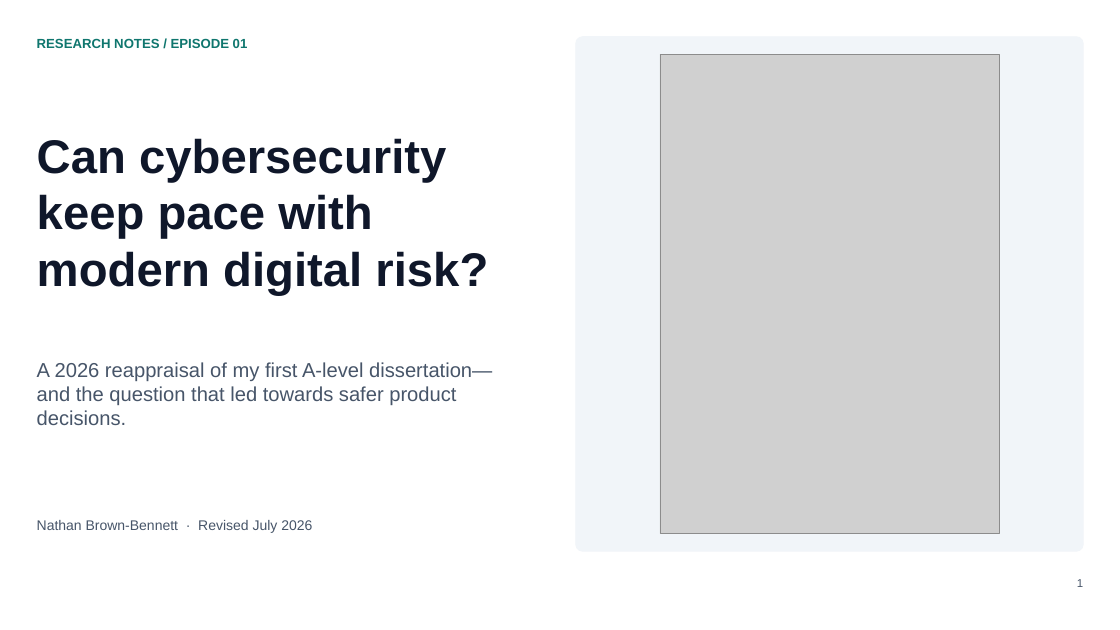
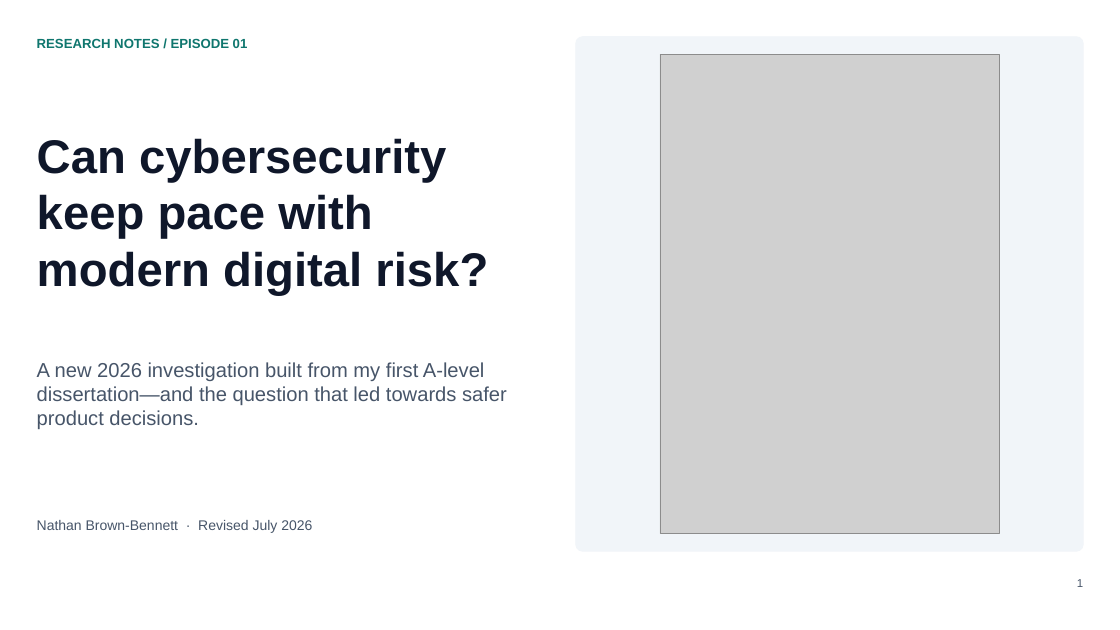
Before and after one commit to NathanBrownBennett/NathanBrown-Bennett, a slide deck: slide 1 of assets/documents/a-level-epq-presentation.pptx. Drawn at 1120x630 pixels with LibreOffice and Linux fonts; fonts in the diff are those of the drawing; grey boxes stand for pictures. Boxes give left, top, right and bottom in pixels: in the first picture for what was removed or moved away, otherwise in the second. Text is boxed around its words. In the diff, an @@ line names an element or a change of style, - is before the commit and + after.

Commit message:
Replace EPQ report with full dissertation

```diff
--- a/assets/documents/a-level-epq-presentation.pptx
+++ b/assets/documents/a-level-epq-presentation.pptx
@@ text at <box>37,362,507,429</box>: text changed @@
-A 2026 reappraisal of my first A-level dissertation—and the question that led towards safer product decisions.
+A new 2026 investigation built from my first A-level dissertation—and the question that led towards safer product decisions.
```
Also in this commit, not shown: 1 other slide changed, 11 other files.
